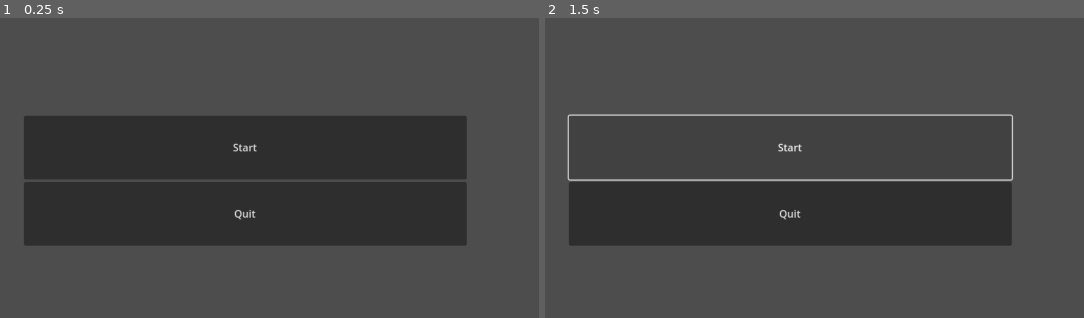
Above: before the commit, frames 1-2 (left to right).
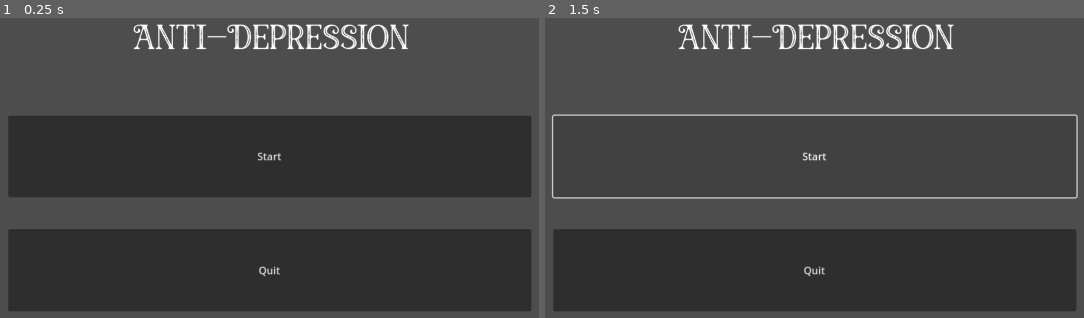
Above: after the commit, the same moments.

Repository: TechPowerAwaits/mruhacks-2024
Game: Godot game, scene res://Scenes/Menu.tscn
Same seed, same stepped clock (60 frames per second), same inputs: the game is played once before the commit and once after it. Before the commit the project has no main scene; this scene is started directly in both runs.
Inputs:
- Up to frame 1 (0.25 s): no input
- Up to frame 2 (1.5 s): click "Start" at 0.5 s; click "Start" at 1.25 s

The runs differ from the first frame. In frame 1, 37% of the frame differs, in the area x 1-99%, y 2-98%; in frame 2, 34%.

Commit message:
Titlescreen pretty done

Diff:
--- a/Scenes/Menu.tscn
+++ b/Scenes/Menu.tscn
@@ -1,4 +1,6 @@
-[gd_scene format=3 uid="uid://ddtbkwnmdrq8v"]
+[gd_scene load_steps=2 format=3 uid="uid://ddtbkwnmdrq8v"]
+
+[ext_resource type="FontFile" uid="uid://b3nue7y1qhy1f" path="res://Assets/glorious-christmas-font/GloriousChristmas-BLWWB.ttf" id="1_fv1hw"]
 
 [node name="MainMenu" type="Control"]
 layout_mode = 3
@@ -15,13 +17,14 @@
 anchor_top = 0.5
 anchor_right = 0.5
 anchor_bottom = 0.5
-offset_left = -500.0
+offset_left = -532.0
 offset_top = -124.0
-offset_right = 195.0
-offset_bottom = 80.0
+offset_right = 289.0
+offset_bottom = 183.0
 grow_horizontal = 2
 grow_vertical = 2
 scale = Vector2(1.3, 1.3)
+theme_override_constants/separation = 50
 
 [node name="StartButton" type="Button" parent="VBoxContainer"]
 layout_mode = 2
@@ -32,3 +35,15 @@
 layout_mode = 2
 size_flags_vertical = 3
 text = "Quit"
+
+[node name="Label" type="Label" parent="."]
+layout_mode = 0
+offset_left = 538.0
+offset_top = 89.0
+offset_right = 1103.0
+offset_bottom = 241.0
+theme_override_fonts/font = ExtResource("1_fv1hw")
+theme_override_font_sizes/font_size = 72
+text = "Anti-Depression"
+horizontal_alignment = 1
+vertical_alignment = 1
--- /dev/null
+++ b/Scenes/text_edit.gd
@@ -0,0 +1,13 @@
+extends TextEdit
+
+
+# Called when the node enters the scene tree for the first time.
+func _ready() -> void:
+	add_theme_font_size_override("font_size", 40)
+
+	pass # Replace with function body.
+
+
+# Called every frame. 'delta' is the elapsed time since the previous frame.
+func _process(delta: float) -> void:
+	pass
--- a/project.godot
+++ b/project.godot
@@ -11,6 +11,7 @@
 [application]
 
 config/name="Placeholder"
+run/main_scene="res://Scenes/Menu.tscn"
 config/features=PackedStringArray("4.3", "GL Compatibility")
 config/icon="res://icon.svg"
 
Binary file added: Assets/glorious-christmas-font/GloriousChristmas-BLWWB.ttf
Not shown, added: Assets/glorious-christmas-font/GloriousChristmas-BLWWB.ttf.import
Not shown, added: Assets/glorious-christmas-font/info.txt
